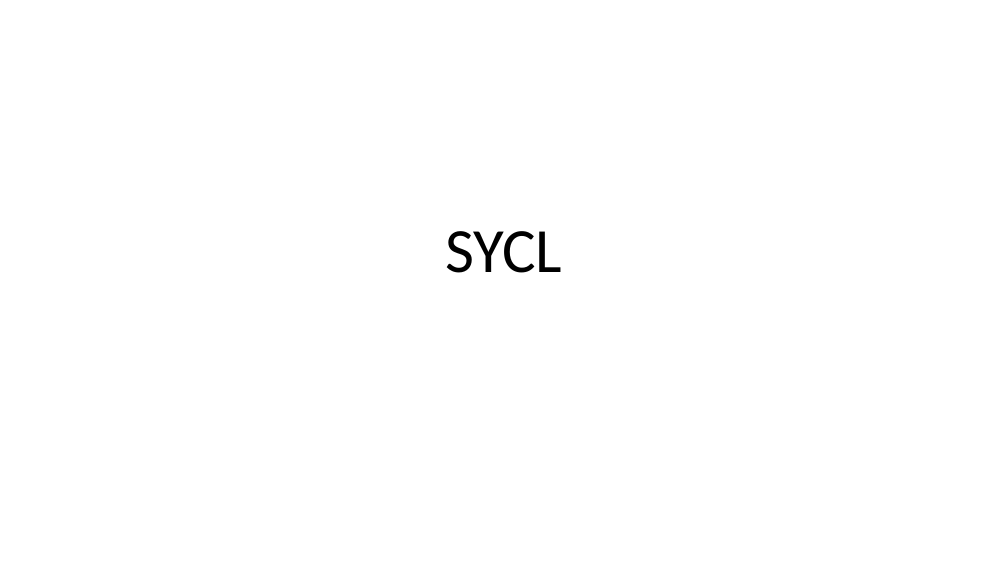
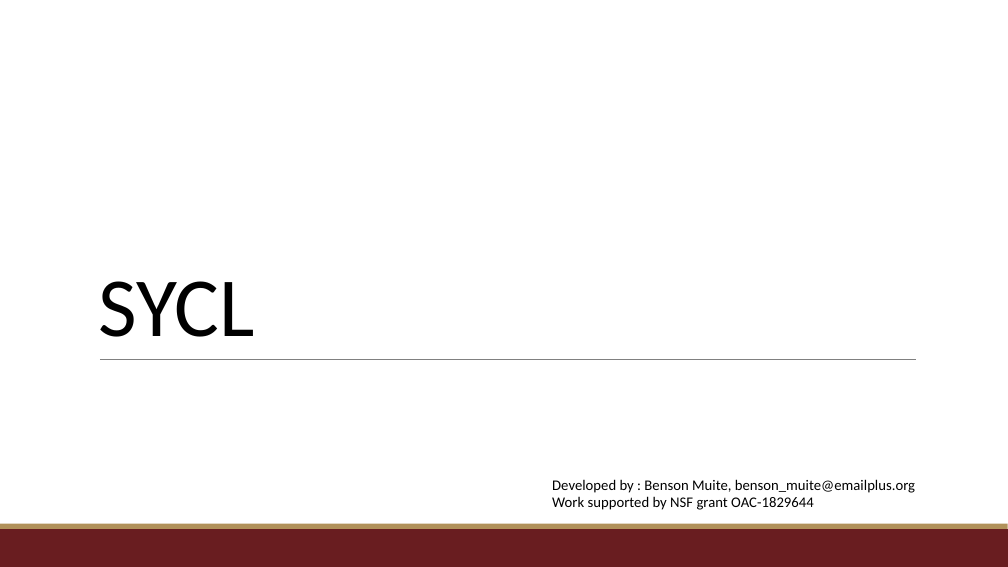
Before and after one commit to TeachingUndergradsCHC/modules, a slide deck: slide 1 of Programming/sycl/lecture_slides_pi.pptx. Drawn at 1008x567 pixels with LibreOffice and Linux fonts; fonts in the diff are those of the drawing; background and template pictures are left out. Boxes give left, top, right and bottom in pixels: in the first picture for what was removed or moved away, otherwise in the second. Text is boxed around its words. In the diff, an @@ line names an element or a change of style, - is before the commit and + after.

```diff
--- a/Programming/sycl/lecture_slides_pi.pptx
+++ b/Programming/sycl/lecture_slides_pi.pptx
@@ title "SYCL": place and size @@
-title "SYCL" at [445,231,562,273]
+title "SYCL" at [98,281,254,337]
@@ title "SYCL" at [98,281,254,337]: size 60 to 80 pt; alignment centre to left; line spacing 0.9 to 0.85 @@
@@ line added from (100, 359) to (917, 359), #808080 0.5 pt @@
@@ text added at [552,479,915,510], 14 pt, text #000000 @@
+Developed by : Benson Muite, benson_muite@emailplus.org
+Work supported by NSF grant OAC-1829644
@@ rectangle added at [0,529,1008,567], fill #691D20 @@
@@ rectangle added at [0,524,1008,529], fill #B1915A @@
```
Also in this commit, not shown: 5 other slides changed, 2 other files.
